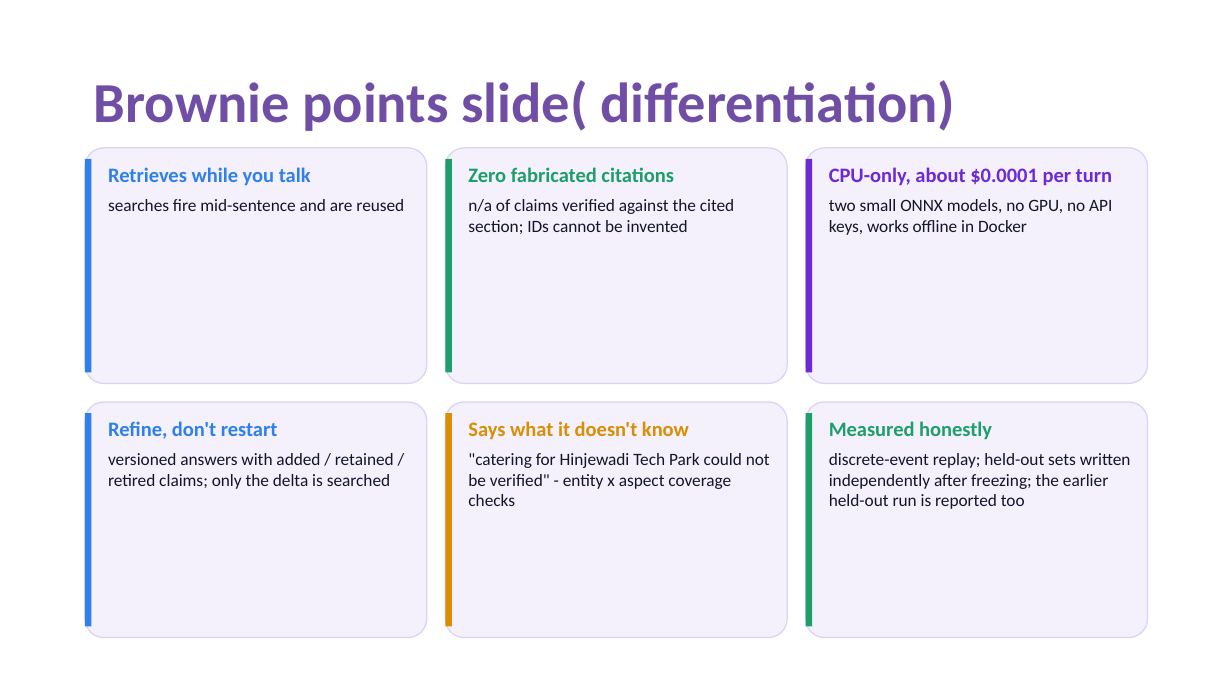
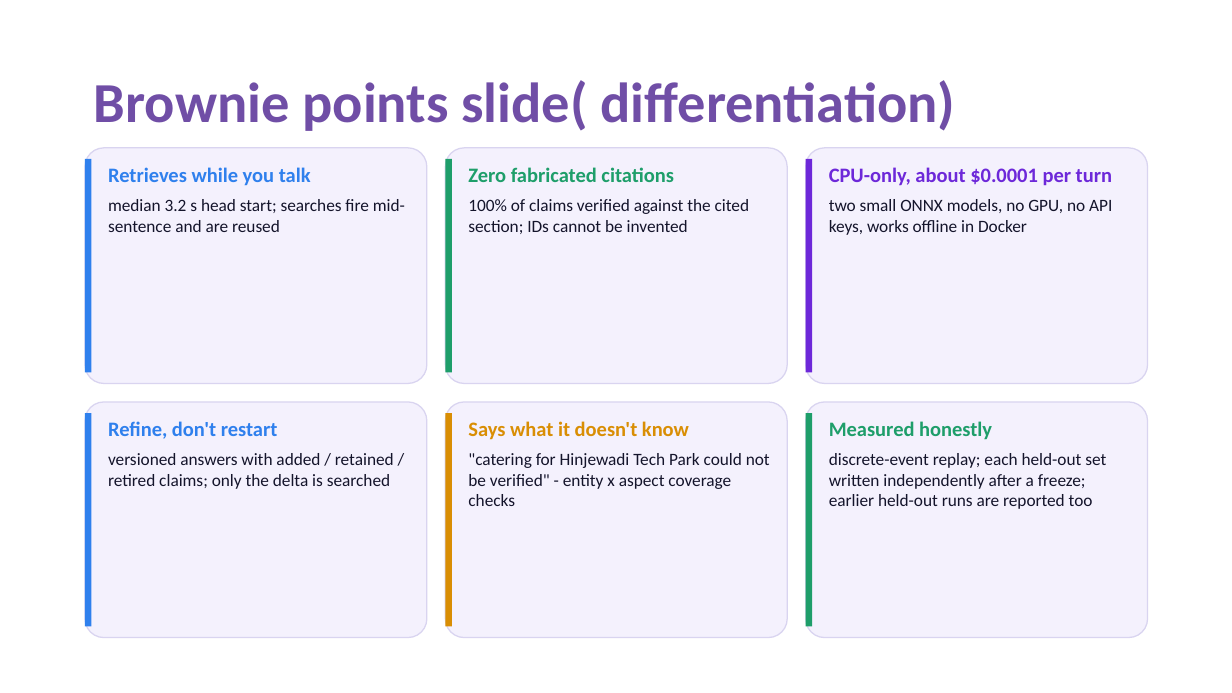
Before and after one commit to abhyuday404/DuplexRAG, a slide deck: slide 10 of submission/VITV_Pokermons_Submission.pptx. Drawn at 1232x693 pixels with LibreOffice and Linux fonts; fonts in the diff are those of the drawing. Boxes give left, top, right and bottom in pixels: in the first picture for what was removed or moved away, otherwise in the second. Text is boxed around its words. In the diff, an @@ line names an element or a change of style, - is before the commit and + after.

```diff
--- a/submission/VITV_Pokermons_Submission.pptx
+++ b/submission/VITV_Pokermons_Submission.pptx
@@ text at (x1=108, y1=199, x2=405, y2=232): text changed @@
-searches fire mid-sentence and are reused
+median 3.2 s head start; searches fire mid-sentence and are reused
@@ text at (x1=468, y1=199, x2=750, y2=234): text changed @@
-n/a of claims verified against the cited section; IDs cannot be invented
+100% of claims verified against the cited section; IDs cannot be invented
@@ text at (x1=829, y1=453, x2=1106, y2=509): text changed @@
-discrete-event replay; held-out sets written independently after freezing; the earlier held-out run is reported too
+discrete-event replay; each held-out set written independently after a freeze; earlier held-out runs are reported too
```
Also in this commit, not shown: 6 other slides changed, 34 other files.
